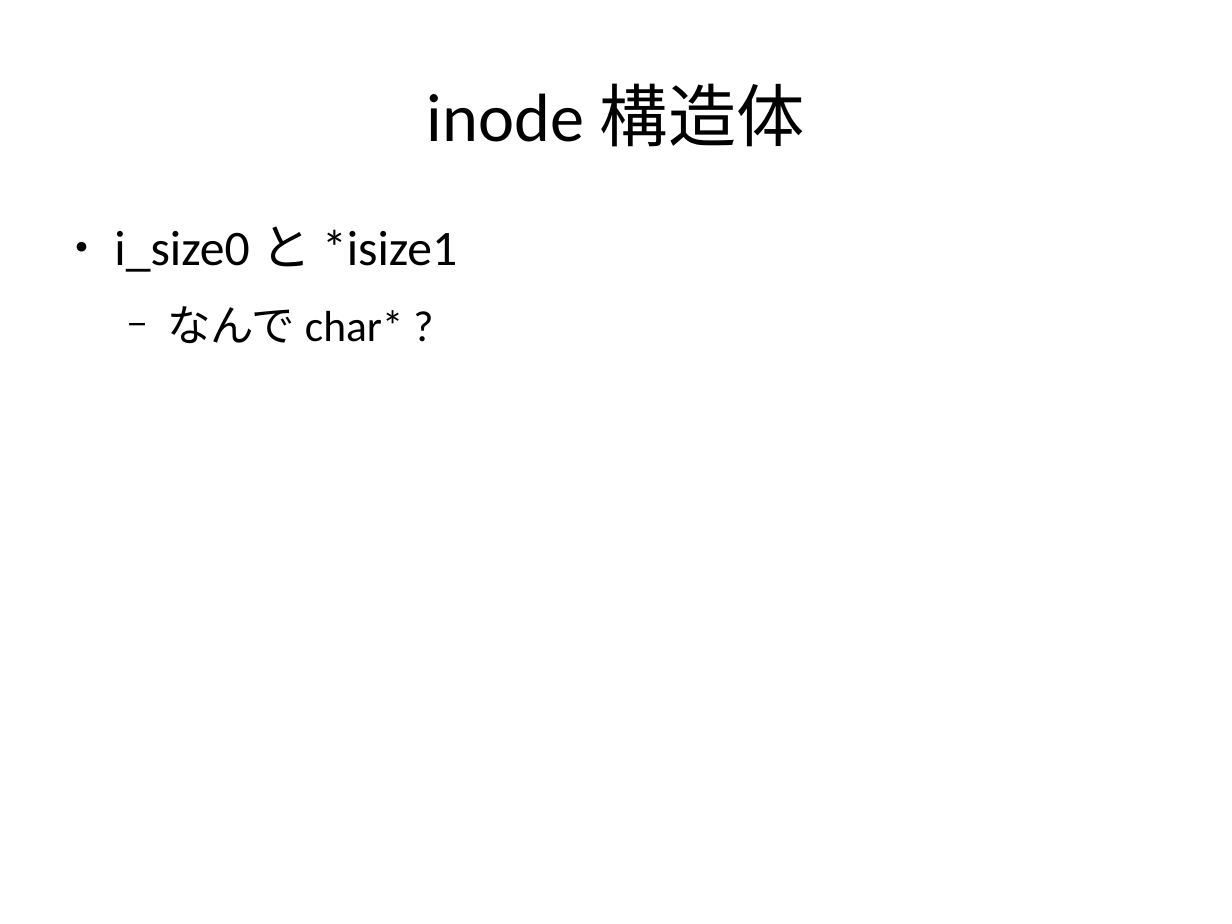
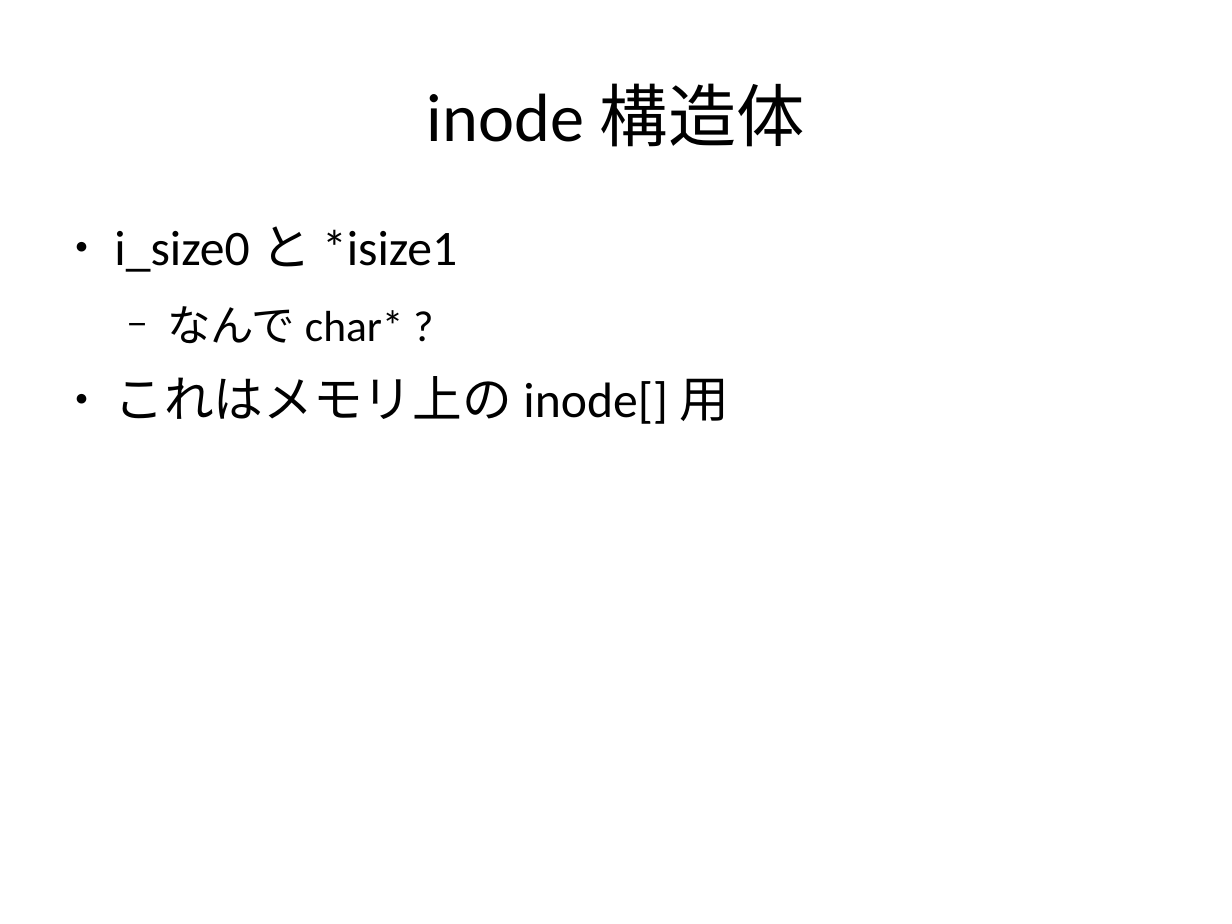
Before and after one commit to andromedroid/ame, a slide deck: slide 9 of doc/unix_v6/inode.odp (slide 5 before the commit). Drawn at 1232x924 pixels with LibreOffice and Linux fonts; fonts in the diff are those of the drawing. Boxes give left, top, right and bottom in pixels: in the first picture for what was removed or moved away, otherwise in the second. Text is boxed around its words. In the diff, an @@ line names an element or a change of style, - is before the commit and + after.

Commit message:
i'm making inode.odp almost finished.

```diff
--- a/doc/unix_v6/inode.odp
+++ b/doc/unix_v6/inode.odp
@@ text at box(114, 376, 730, 424): paragraph added @@
+● これはメモリ上の inode[] 用
```
Also in this commit, not shown: 9 other slides changed, 8 slides added, 2 slides removed.
